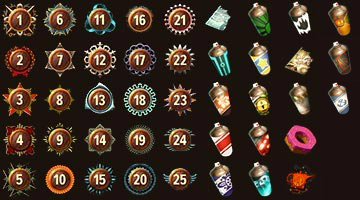
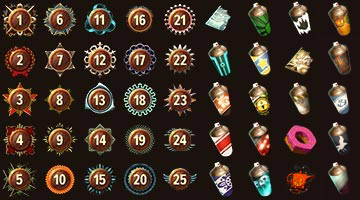
Layer changes from the first 360 × 200 image to the second:
added layer "Ebene 4" above "Ebene 5" over box(321, 162, 351, 200)
added layer "Ebene 5" above "Ebene 2" over box(321, 122, 351, 160)
